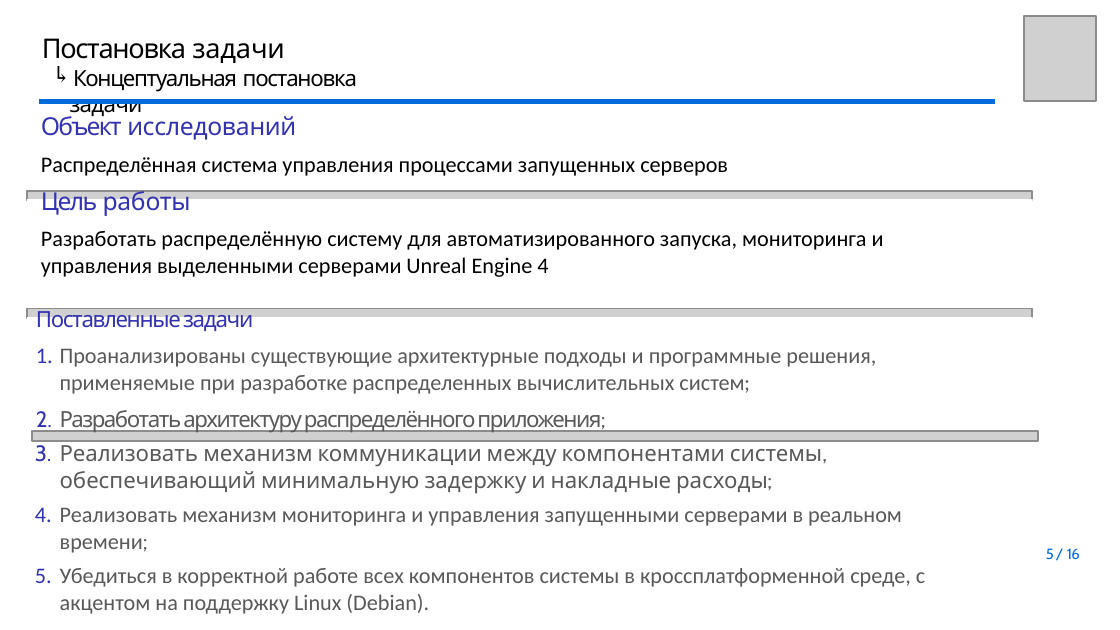
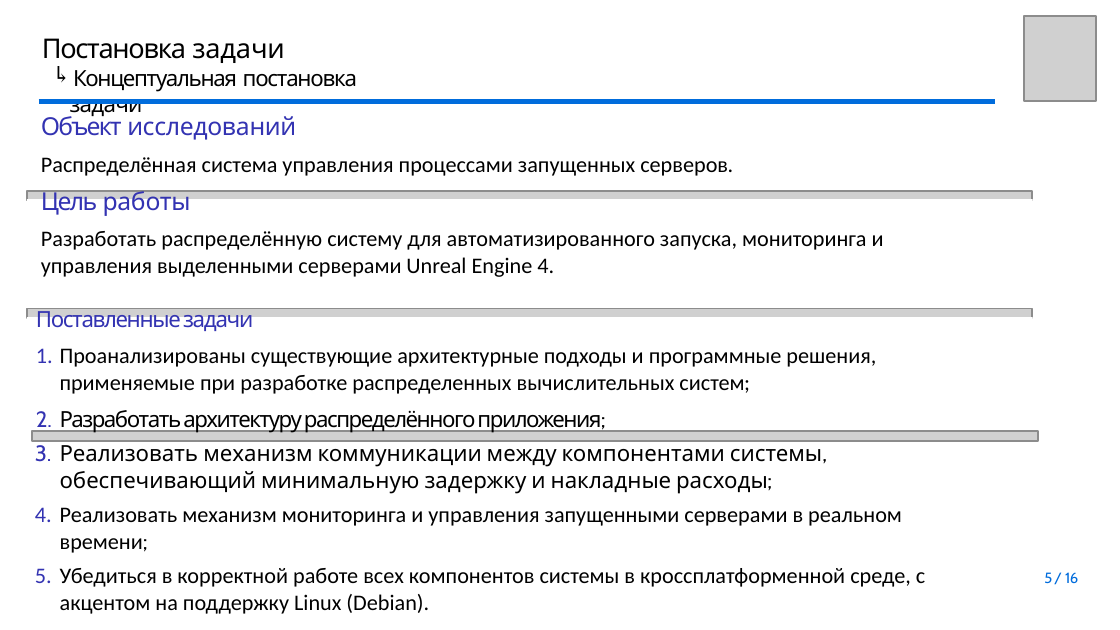
Before and after one commit to youngB0rrov/bmstu_doc, a slide deck: slide 5 of Master/Diploma/presentation/Презентация.pptx. Drawn at 1120x630 pixels with LibreOffice and Linux fonts; fonts in the diff are those of the drawing; grey boxes stand for pictures; background and template pictures are left out. Boxes give left, top, right and bottom in pixels: in the first picture for what was removed or moved away, otherwise in the second. Text is boxed around its words. In the diff, an @@ line names an element or a change of style, - is before the commit and + after.

```diff
--- a/Master/Diploma/presentation/Презентация.pptx
+++ b/Master/Diploma/presentation/Презентация.pptx
@@ text at box(41, 157, 733, 176): text changed @@
-Распределённая система управления процессами запущенных серверов
+Распределённая система управления процессами запущенных серверов.
@@ text at box(41, 231, 884, 277): text changed @@
-Разработать распределённую систему для автоматизированного запуска, мониторинга и управления выделенными серверами Unreal Engine 4
+Разработать распределённую систему для автоматизированного запуска, мониторинга и управления выделенными серверами Unreal Engine 4.
@@ text at box(60, 348, 925, 614): text colour #595959 to #000000 @@
@@ text "5 / 16": place and size @@
-text "5 / 16" at box(1046, 548, 1080, 560)
+text "5 / 16" at box(1044, 572, 1078, 584)
```
Also in this commit, not shown: 14 other slides changed, 2 other files.
